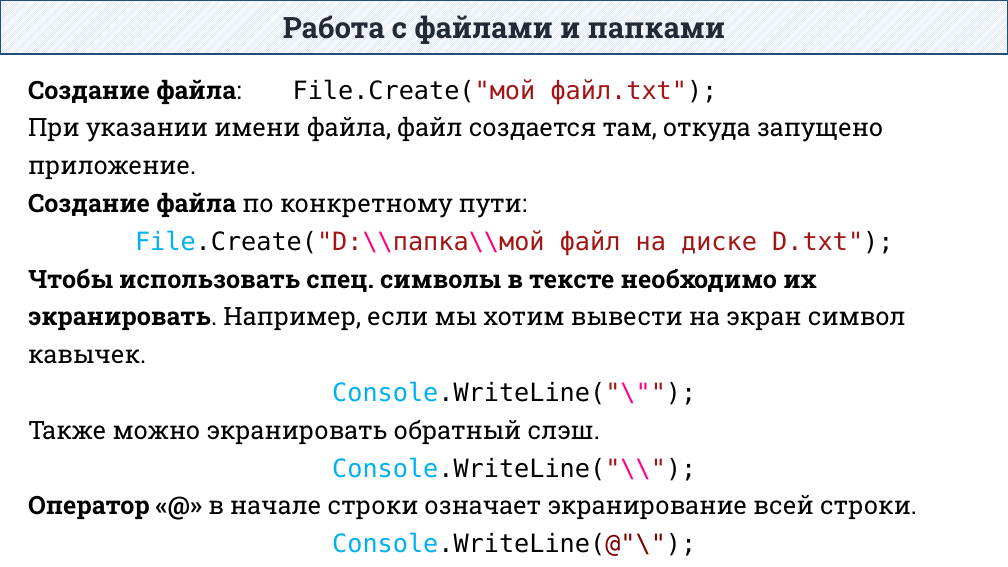
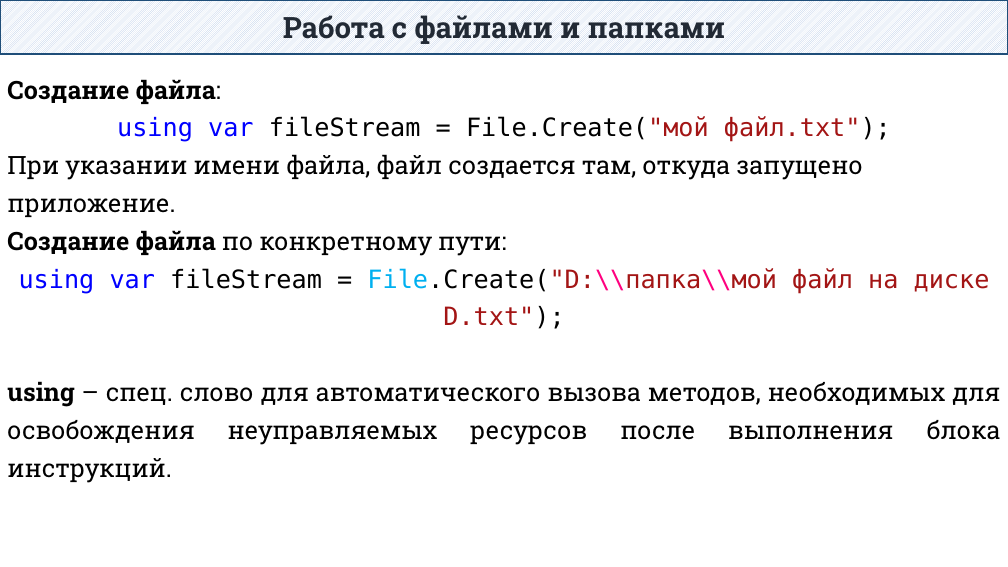
Before and after one commit to DaniilKlyukin/ITiP-1, a slide deck: slide 32 of Лекции/ИТиП лек 4 (лр 4).pptx (slide 29 before the commit). Drawn at 1008x567 pixels with LibreOffice and Linux fonts; fonts in the diff are those of the drawing. Boxes give left, top, right and bottom in pixels: in the first picture for what was removed or moved away, otherwise in the second. Text is boxed around its words. In the diff, an @@ line names an element or a change of style, - is before the commit and + after.

```diff
--- a/Лекции/ИТиП лек 4 (лр 4).pptx
+++ b/Лекции/ИТиП лек 4 (лр 4).pptx
@@ text "Создание файла:": place and size @@
-text "Создание файла:" at <box>28,79,917,556</box>
+text "Создание файла:" at <box>7,79,1000,483</box>
@@ text at <box>7,79,891,142</box>: text changed @@
-Создание файла: File.Create("мой файл.txt");
+Создание файла:
+using var fileStream = File.Create("мой файл.txt");
@@ text at <box>7,268,1000,483</box>: text changed @@
-File.Create("D:\\папка\\мой файл на диске D.txt");
-Чтобы использовать спец. символы в тексте необходимо их экранировать. Например, если мы хотим вывести на экран символ кавычек.
-Console.WriteLine("\"");
-Также можно экранировать обратный слэш.
-Console.WriteLine("\\");
-Оператор «@» в начале строки означает экранирование всей строки.
-Console.WriteLine(@"\");
+using var fileStream = File.Create("D:\\папка\\мой файл на диске D.txt");
+using – спец. слово для автоматического вызова методов, необходимых для освобождения неуправляемых ресурсов после выполнения блока инструкций.
```
Also in this commit, not shown: 1 other slide changed, 6 slides added.
